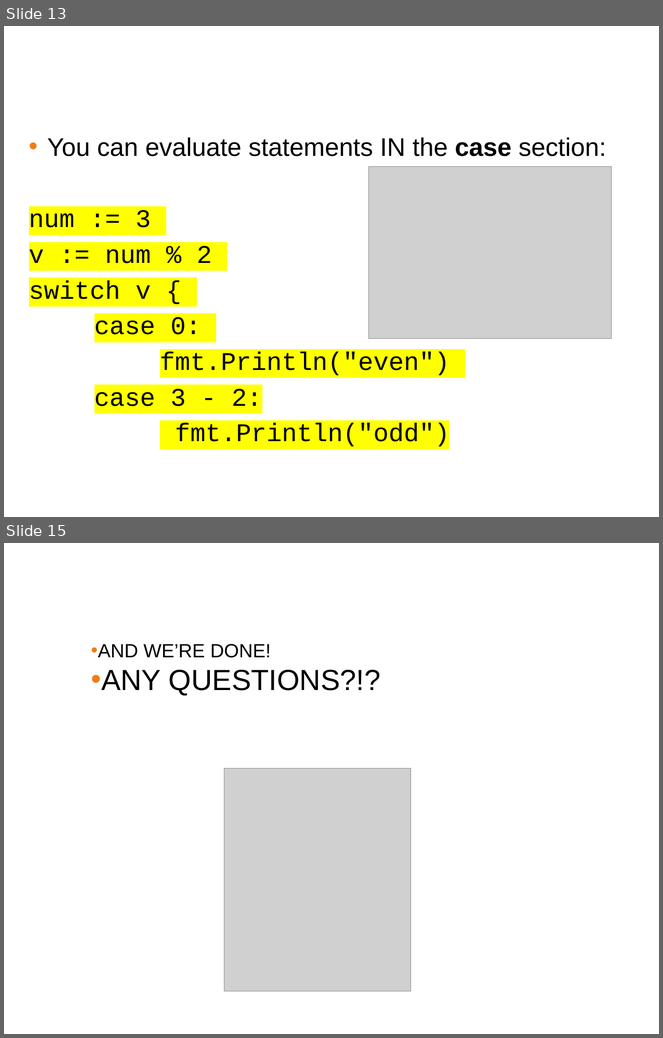
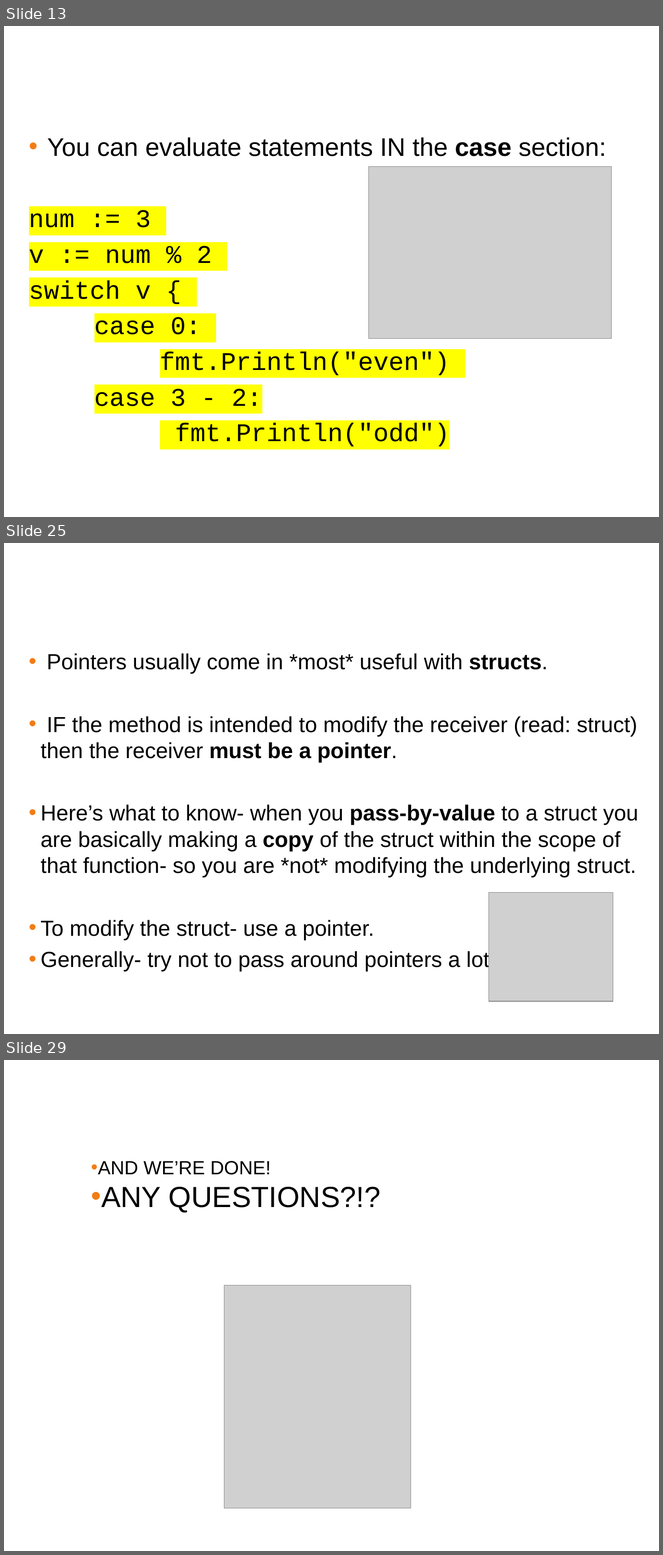
Before and after one commit to ferninphilly/golang_vmware, a slide deck: Module_Three/presentations/module_3_presentation.pptx. Shown one above the other, each under a label of ours: slides 13 and 15 before the commit, slides 13, 25 and 29 after it; the slides between them are not shown. The pictures are 663x1038 and 663x1555 pixels, drawn with LibreOffice and Linux fonts; fonts in the diff are those of the drawing; grey boxes stand for pictures; background and template pictures are left out. Boxes give left, top, right and bottom in pixels: in the first picture for what was removed or moved away, otherwise in the second. Text is boxed around its words. In the diff, an @@ line names an element or a change of style, - is before the commit and + after.

```diff
--- a/Module_Three/presentations/module_3_presentation.pptx
+++ b/Module_Three/presentations/module_3_presentation.pptx
@@ slide 25 added at [4, 543, 659, 1034], background #FFFFFF @@
@@ title added at [9, 554, 653, 602], 38 pt, text #FFFFFF @@
+Pointers to Structs
@@ text added at [40, 653, 639, 971], 24 pt, text #000000 @@
+• Pointers usually come in *most* useful with structs.
+• IF the method is intended to modify the receiver (read: struct) then the receiver must be a pointer.
+• Here’s what to know- when you pass-by-value to a struct you are basically making a copy of the struct within the scope of that function- so you are *not* modifying the underlying struct.
+• To modify the struct- use a pointer.
+• Generally- try not to pass around pointers a lot
@@ picture added at [489, 893, 613, 1002] @@
@@ what was slide 15 is now slide 29 @@
```
Also in this commit, not shown: 1 slide changed, 14 other slides added, 1 slide removed, 1 other file.
